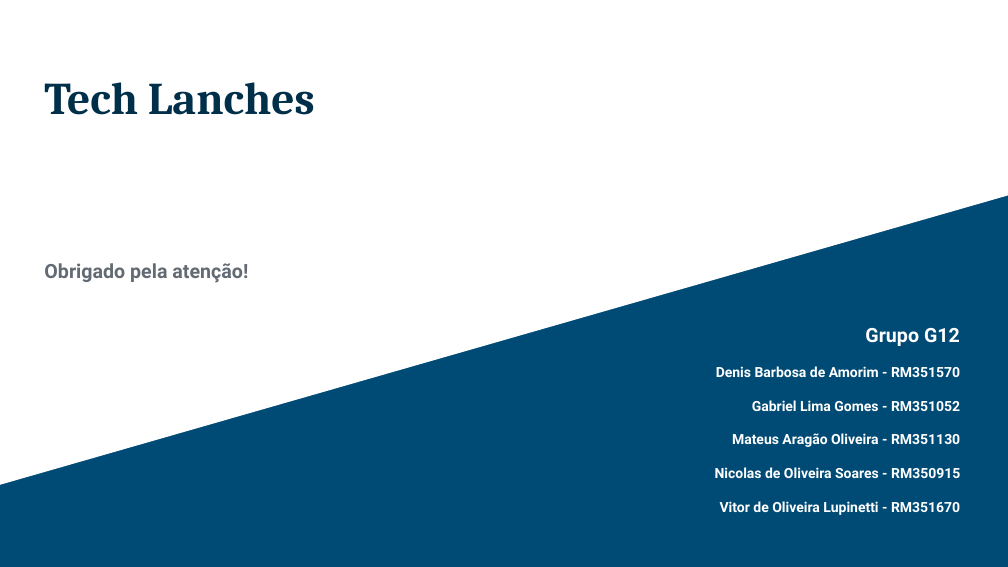
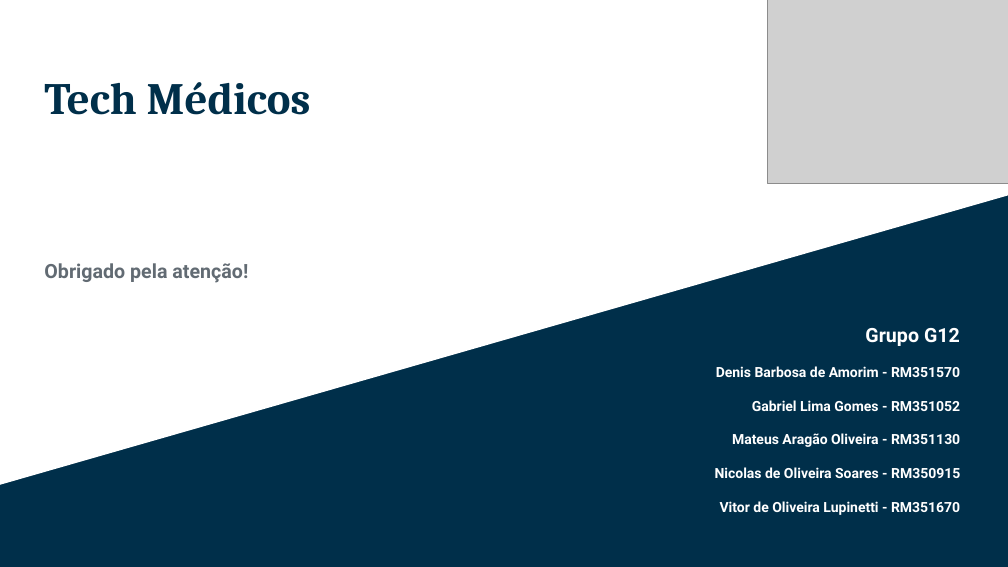
Before and after one commit to g12-4soat/techmedicos-docs, a slide deck: slide 15 of docs/Hackaton-TechMedicos.pptx (slide 4 before the commit). Drawn at 1008x567 pixels with LibreOffice and Linux fonts; fonts in the diff are those of the drawing; grey boxes stand for pictures. Boxes give left, top, right and bottom in pixels: in the first picture for what was removed or moved away, otherwise in the second. Text is boxed around its words. In the diff, an @@ line names an element or a change of style, - is before the commit and + after.

```diff
--- a/docs/Hackaton-TechMedicos.pptx
+++ b/docs/Hackaton-TechMedicos.pptx
@@ background #004B76 to #002F4A @@
@@ picture added at [768, 0, 1008, 182] @@
@@ title at [44, 82, 311, 115]: text changed; size 32.4 to 32 pt @@
-Tech Lanches
+Tech Médicos
```
Also in this commit, not shown: 2 other slides changed, 12 slides added, 1 slide removed, 2 other files.
